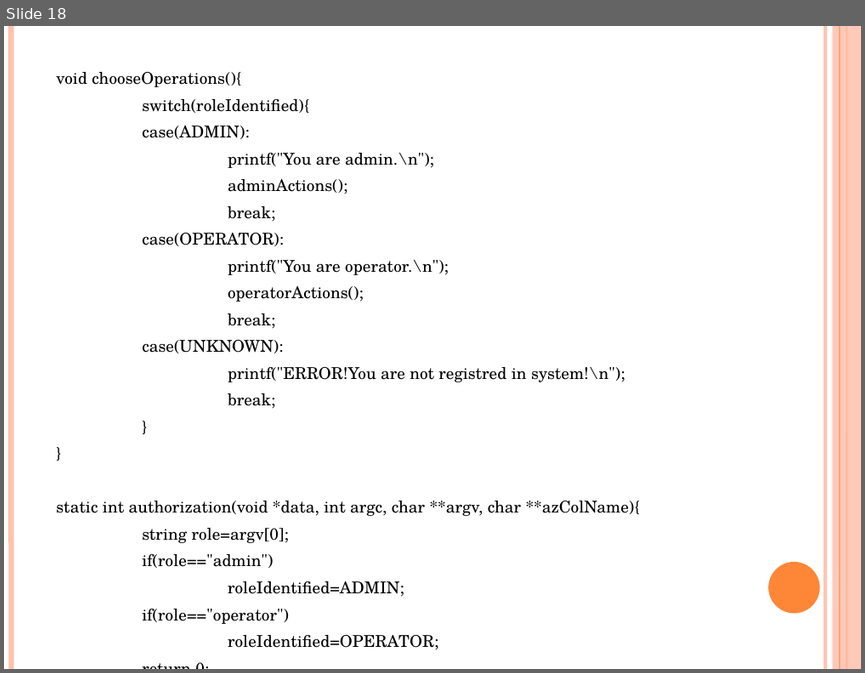
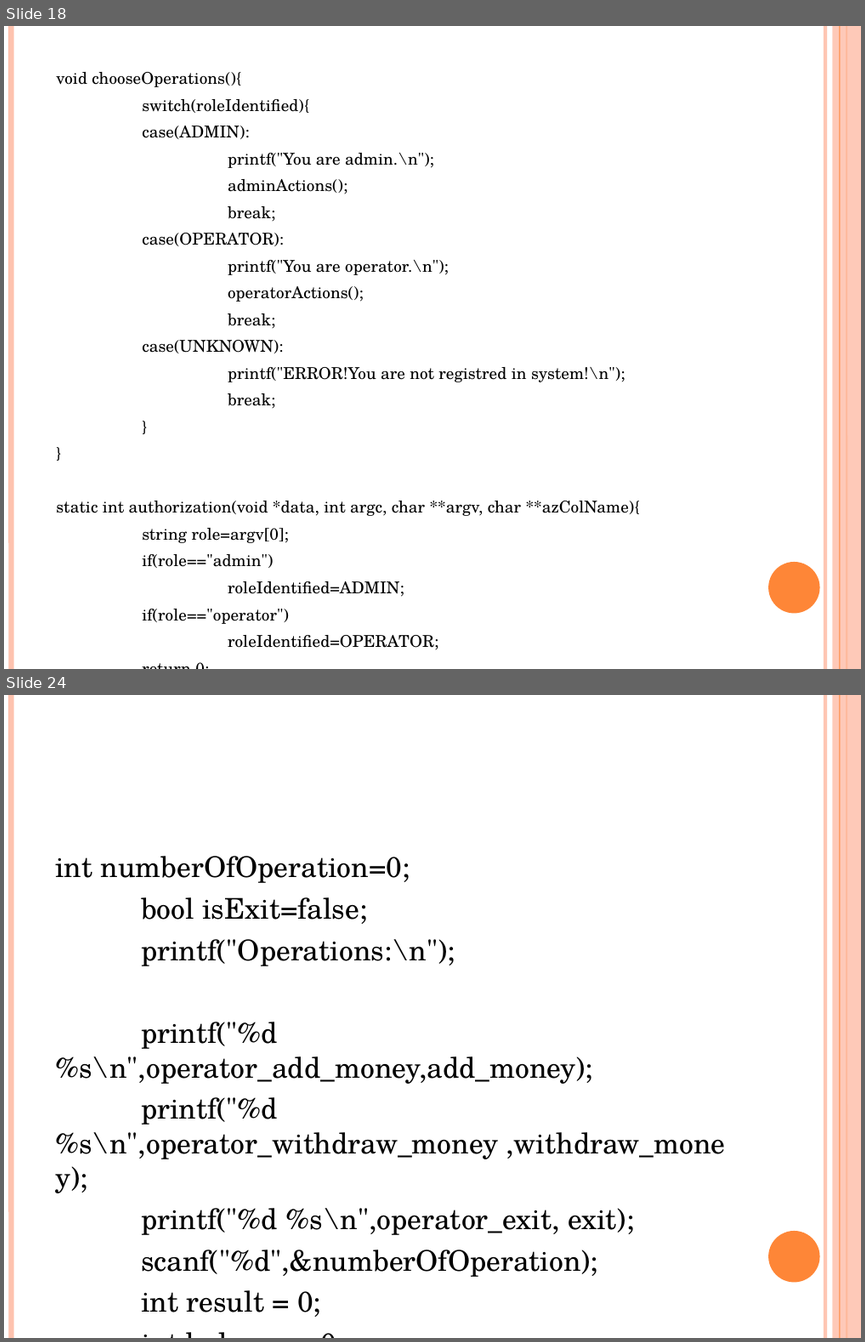
Before and after one commit to IrinaMakarushko/BankSystem, a slide deck: Спецкурс. Презентация.pptx. Shown one above the other, each under a label of ours: slide 18 before the commit, slides 18 and 24 after it; the slides between them are not shown. The pictures are 865x673 and 865x1342 pixels, drawn with LibreOffice and Linux fonts; fonts in the diff are those of the drawing. Boxes give left, top, right and bottom in pixels: in the first picture for what was removed or moved away, otherwise in the second. Text is boxed around its words. In the diff, an @@ line names an element or a change of style, - is before the commit and + after.

```diff
--- a/Спецкурс. Презентация.pptx
+++ b/Спецкурс. Презентация.pptx
@@ slide 24 added at [4,695,861,1338], background #FFFFFF; not listed: 6 template elements that a slide beside it also shows @@
@@ text added at [55,856,726,1316], 24 pt, text #000000 @@
+int numberOfOperation=0;
+bool isExit=false;
+printf("Operations:\n");
+printf("%d %s\n",operator_add_money,add_money);
+printf("%d %s\n",operator_withdraw_money ,withdraw_money);
+printf("%d %s\n",operator_exit, exit);
+scanf("%d",&numberOfOperation);
+int result = 0;
+int balance = 0;
```
Also in this commit, not shown: 7 other slides added.
